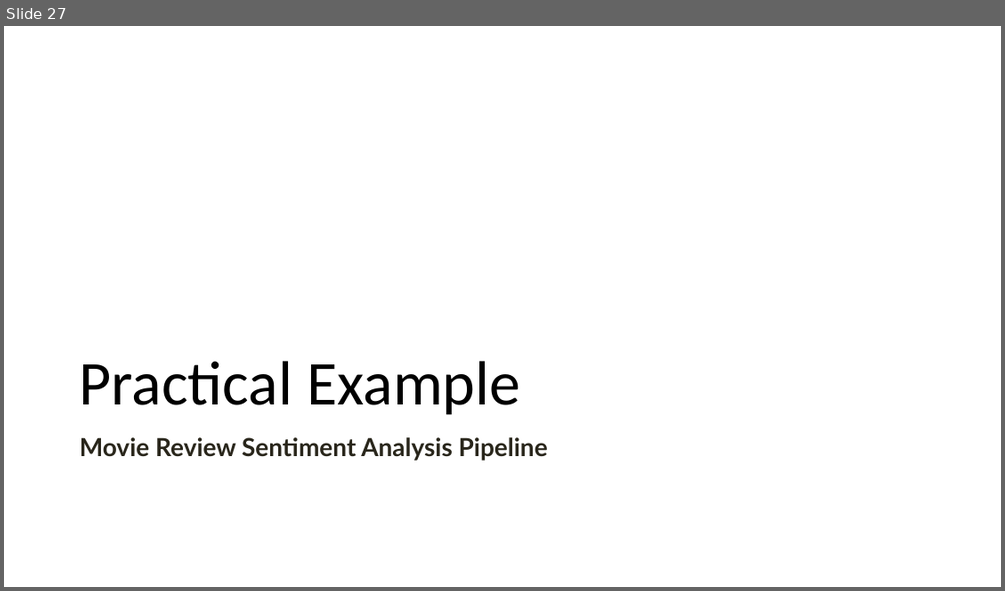
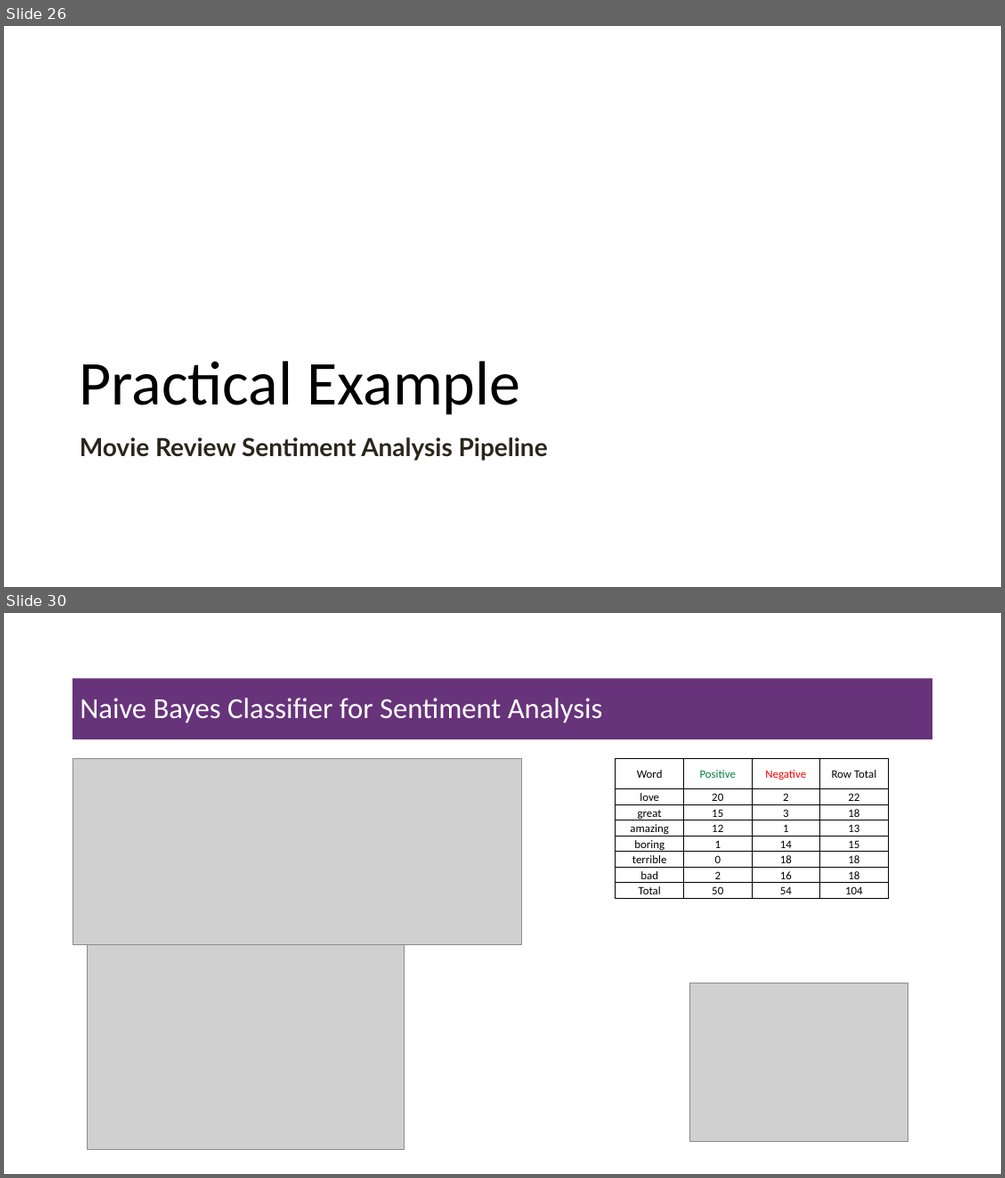
Before and after one commit to msfasha/307307-BI-Methods, a slide deck: 20242-NLP-LLM/lecture notes/Part 1 - Introduction to NLP/1.1-introduction to NLP.pptx. Shown one above the other, each under a label of ours: slide 27 before the commit, slides 26 and 30 after it; the slides between them are not shown. The pictures are 1005x591 and 1005x1178 pixels, drawn with LibreOffice and Linux fonts; fonts in the diff are those of the drawing; grey boxes stand for pictures; background and template pictures are left out. Boxes give left, top, right and bottom in pixels: in the first picture for what was removed or moved away, otherwise in the second. Text is boxed around its words. In the diff, an @@ line names an element or a change of style, - is before the commit and + after.

Commit message:
add naive bayes, modify part

```diff
--- a/20242-NLP-LLM/lecture notes/Part 1 - Introduction to NLP/1.1-introduction to NLP.pptx
+++ b/20242-NLP-LLM/lecture notes/Part 1 - Introduction to NLP/1.1-introduction to NLP.pptx
@@ slide 30 added at (4,613,1001,1174), background #FFFFFF @@
@@ title added at (73,678,933,739), fill #67337A, 28 pt, text #FFFFFF @@
+Naive Bayes Classifier for Sentiment Analysis
@@ picture added at (73,758,522,945) @@
@@ table added at (615,758,888,899), 8 rows, 4 columns @@
+Word | Positive | Negative | Row Total
+love | 20 | 2 | 22
+great | 15 | 3 | 18
+amazing | 12 | 1 | 13
+boring | 1 | 14 | 15
+terrible | 0 | 18 | 18
+bad | 2 | 16 | 18
+Total | 50 | 54 | 104
@@ picture added at (88,945,404,1149) @@
@@ picture added at (689,982,908,1141) @@
@@ what was slide 27 is now slide 26 @@
```
Also in this commit, not shown: 8 slides changed, 10 other slides added, 1 slide removed, 14 other files.
